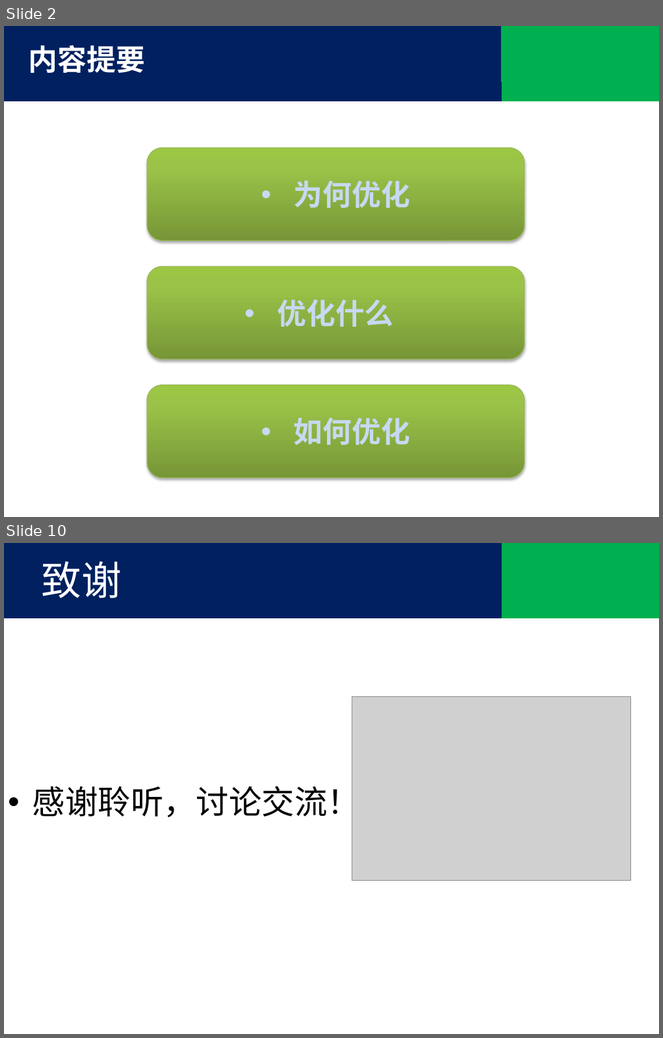
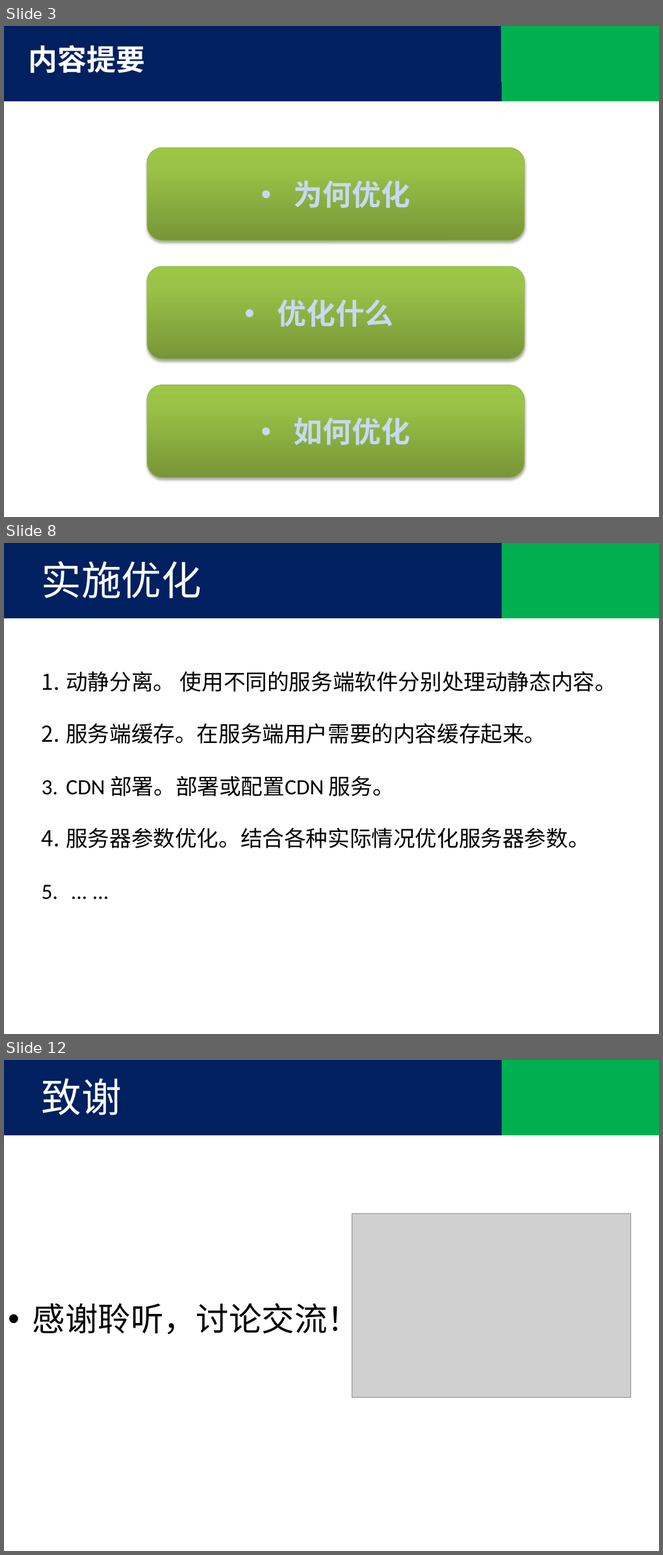
Before and after one commit to tjx222/javatrain, a slide deck: 前端优化.pptx. Shown one above the other, each under a label of ours: slides 2 and 10 before the commit, slides 3, 8 and 12 after it; the slides between them are not shown. The pictures are 663x1038 and 663x1555 pixels, drawn with LibreOffice and Linux fonts; fonts in the diff are those of the drawing; grey boxes stand for pictures; background and template pictures are left out. Boxes give left, top, right and bottom in pixels: in the first picture for what was removed or moved away, otherwise in the second. Text is boxed around its words. In the diff, an @@ line names an element or a change of style, - is before the commit and + after.

```diff
--- a/前端优化.pptx
+++ b/前端优化.pptx
@@ slide 8 added at (4,543,659,1034), background #FFFFFF @@
@@ rectangle added at (4,543,502,618), fill #002060 @@
@@ text added at (42,561,202,598), 44 pt, text #FFFFFF @@
+实施优化
@@ rectangle added at (502,543,659,618), fill #00B050 @@
@@ text added at (66,671,617,849), 24 pt, text #000000 @@
+1. 动静分离。 使用不同的服务端软件分别处理动静态内容。
+2. 服务端缓存。在服务端用户需要的内容缓存起来。
+3. CDN 部署。部署或配置CDN 服务。
+4. 服务器参数优化。结合各种实际情况优化服务器参数。
+5. ... ...
@@ what was slide 2 is now slide 3 @@
@@ what was slide 10 is now slide 12 @@
```
Also in this commit, not shown: 7 slides changed, 1 other slide added.
